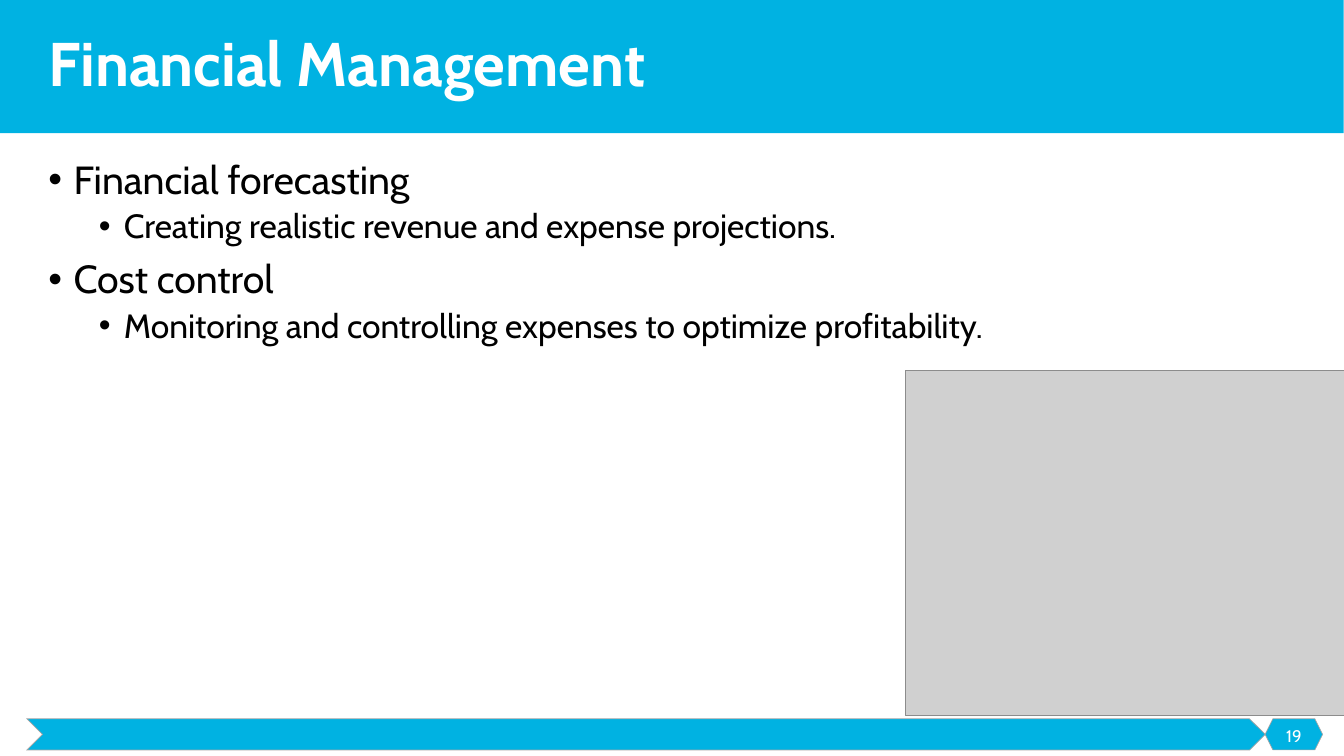
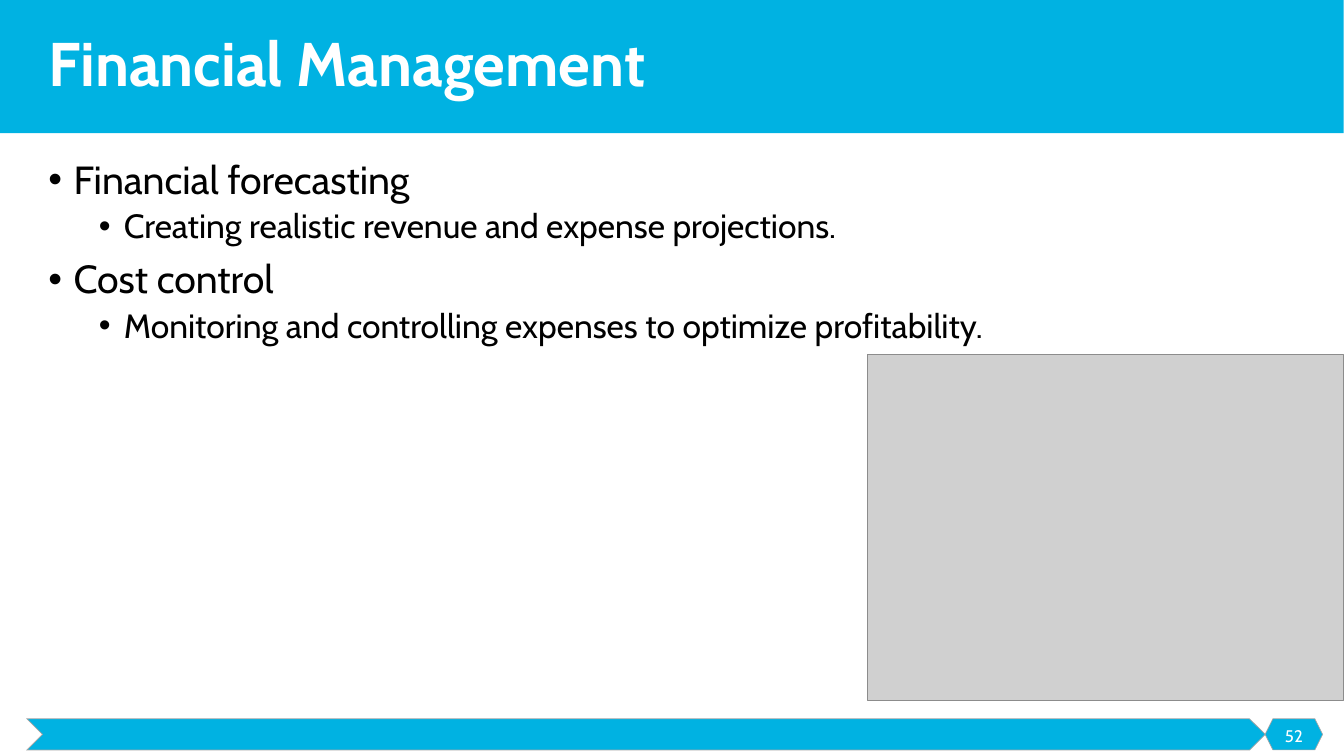
Before and after one commit to malenezi/malenezi, a slide deck: slide 52 of SE495/Lectures/7-Organizational Development/Organizational Development.pptx (slide 19 before the commit). Drawn at 1344x756 pixels with LibreOffice and Linux fonts; fonts in the diff are those of the drawing; grey boxes stand for pictures. Boxes give left, top, right and bottom in pixels: in the first picture for what was removed or moved away, otherwise in the second. Text is boxed around its words. In the diff, an @@ line names an element or a change of style, - is before the commit and + after.

```diff
--- a/SE495/Lectures/7-Organizational Development/Organizational Development.pptx
+++ b/SE495/Lectures/7-Organizational Development/Organizational Development.pptx
@@ picture: place and size @@
-picture at [905, 370, 1344, 716]
+picture at [867, 355, 1344, 701]
@@ page number at [1285, 730, 1303, 743]: text changed @@
-19
+52
```
Also in this commit, not shown: 3 other slides changed, 33 slides added, 4 other files.
